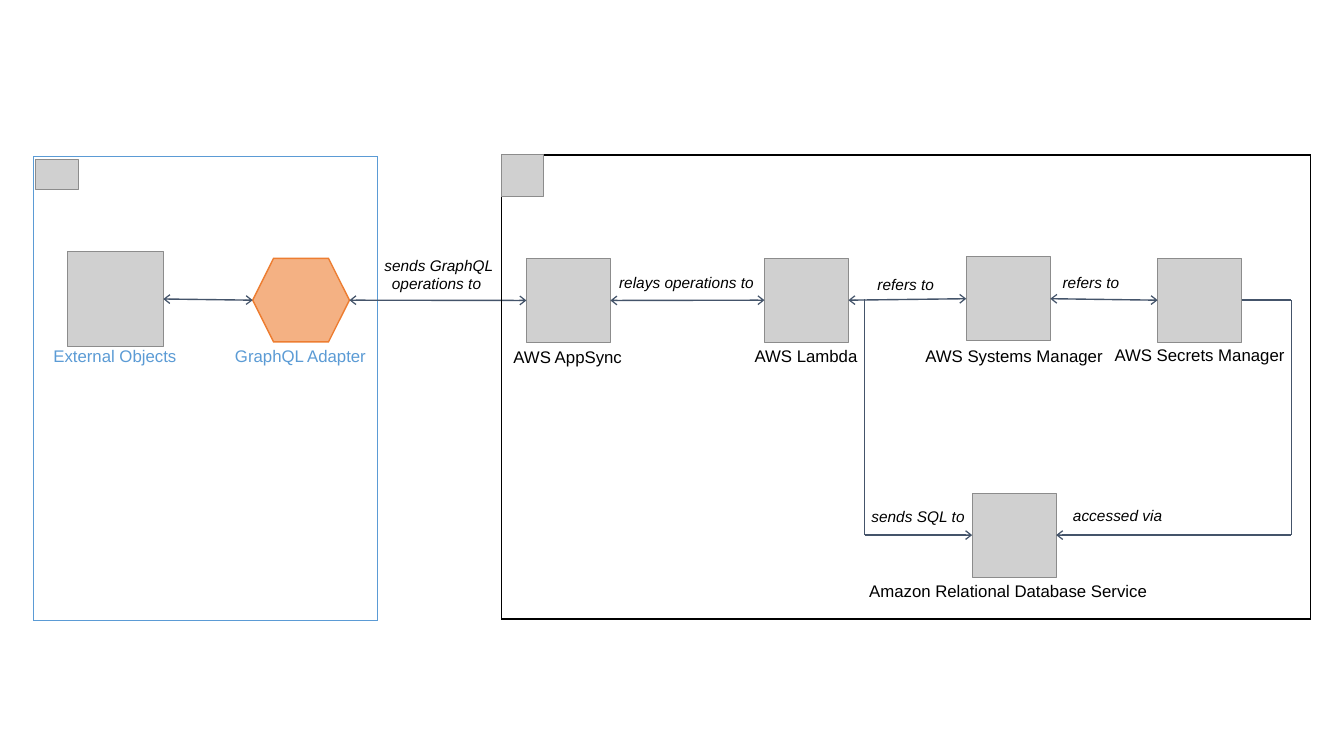
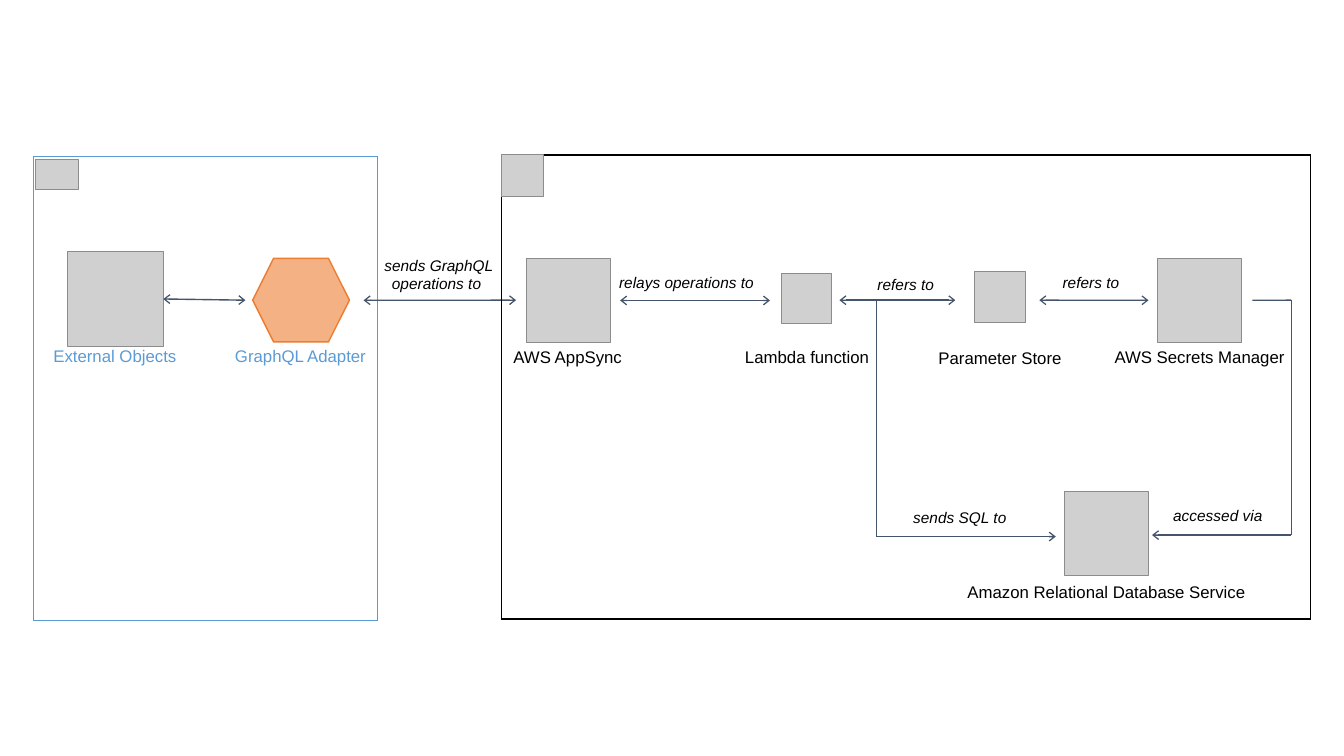
Before and after one commit to aws-quickstart/quickstart-salesforce-connect-appsync-rds-postgresql, a slide deck: slide 1 of docs/deployment_guide/images/salesforce-connect-appsync-rds-postgresql-architecture-diagram.pptx. Drawn at 1344x756 pixels with LibreOffice and Linux fonts; fonts in the diff are those of the drawing; grey boxes stand for pictures. Boxes give left, top, right and bottom in pixels: in the first picture for what was removed or moved away, otherwise in the second. Text is boxed around its words. In the diff, an @@ line names an element or a change of style, - is before the commit and + after.

```diff
--- a/docs/deployment_guide/images/salesforce-connect-appsync-rds-postgresql-architecture-diagram.pptx
+++ b/docs/deployment_guide/images/salesforce-connect-appsync-rds-postgresql-architecture-diagram.pptx
@@ picture removed at box(764, 258, 848, 342) @@
@@ picture removed at box(967, 257, 1051, 341) @@
@@ double arrow moved from (163, 299) - (253, 300) to (163, 299) - (245, 300) @@
@@ picture added at box(781, 273, 832, 324) @@
@@ picture added at box(975, 272, 1025, 323) @@
@@ double arrow moved from (350, 300) - (526, 300) to (364, 300) - (516, 300) @@
@@ double arrow moved from (611, 300) - (764, 300) to (620, 300) - (770, 300) @@
@@ double arrow moved from (849, 300) - (967, 298) to (840, 300) - (956, 300) @@
@@ line moved from (865, 535) - (865, 298) to (877, 536) - (877, 300) @@
@@ double arrow moved from (1157, 300) - (1051, 298) to (1148, 300) - (1040, 300) @@
@@ line moved from (1242, 300) - (1292, 300) to (1252, 300) - (1292, 300) @@
@@ text at box(745, 351, 869, 363): text changed @@
-AWS Lambda
+Lambda function
@@ text at box(938, 352, 1061, 364): text changed @@
-AWS Systems Manager
+Parameter Store
@@ text "sends SQL to": place and size @@
-text "sends SQL to" at box(871, 511, 965, 525)
+text "sends SQL to" at box(913, 512, 1006, 526)
@@ picture: place and size @@
-picture at box(972, 493, 1056, 577)
+picture at box(1065, 491, 1148, 575)
@@ text "accessed via": place and size @@
-text "accessed via" at box(1073, 510, 1162, 521)
+text "accessed via" at box(1173, 510, 1263, 521)
@@ arrow moved from (972, 535) - (865, 535) to (1056, 536) - (877, 536) @@
@@ arrow moved from (1057, 535) - (1292, 535) to (1152, 535) - (1292, 535) @@
@@ text "Amazon Relational Database Service": place and size @@
-text "Amazon Relational Database Service" at box(869, 585, 1147, 597)
+text "Amazon Relational Database Service" at box(967, 586, 1245, 598)
```
Also in this commit, not shown: 1 other file.
